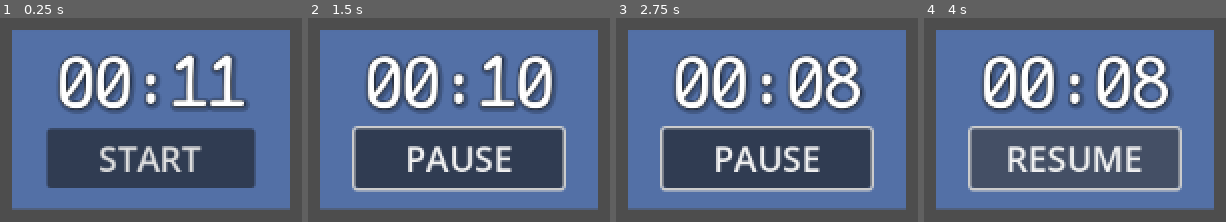
Above: before the commit, frames 1-4 (left to right).
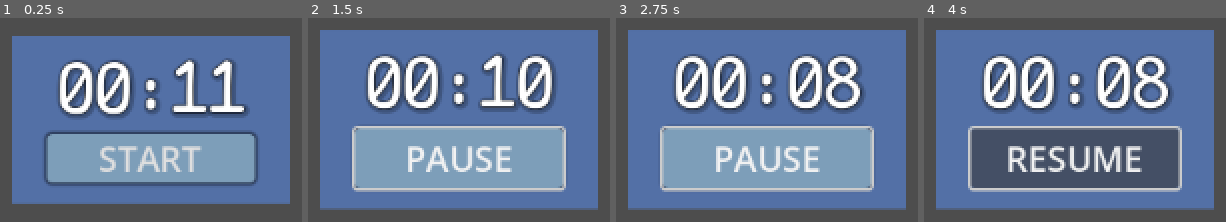
Above: after the commit, the same moments.

Repository: legacynical/polyfocus
Game: Godot game, scene res://scenes/main_window.tscn
The game is run twice, just before and just after one commit, with the same random seed, the same clock (stepped at 60 frames per second) and the same inputs.
Inputs (mouse positions are in pixels of both pictures, inside the frame that each line leads up to):
- Up to frame 1 (0.25 s): no input
- Up to frame 2 (1.5 s): click "START" at 0.5 s; click (320, 30) at 1.25 s
- Up to frame 3 (2.75 s): click (628, 30) at 2 s
- Up to frame 4 (4 s): click (936, 30) at 2.75 s; click "PAUSE" at 3.5 s

The runs differ from the first frame. In frame 1, 33% of the frame differs, in the area x 3-97%, y 5-95%; in frame 2, 19%; in frame 3, 19%; in frame 4, nothing differs.

Commit message:
Upgrade project to godot 4.3

Diff:
--- a/project.godot
+++ b/project.godot
@@ -12,8 +12,12 @@
 
 config/name="polyfocus"
 run/main_scene="res://scenes/main_window.tscn"
-config/features=PackedStringArray("4.2", "GL Compatibility")
+config/features=PackedStringArray("4.3", "GL Compatibility")
 config/icon="res://icon.svg"
+
+[debug]
+
+gdscript/warnings/untyped_declaration=2
 
 [dotnet]
 
--- a/scenes/pomodoro_timer.tscn
+++ b/scenes/pomodoro_timer.tscn
@@ -13,6 +13,17 @@
 outline_color = Color(0, 0, 0, 1)
 shadow_size = 11
 shadow_color = Color(0, 0, 0, 0.239216)
+
+[sub_resource type="StyleBoxFlat" id="StyleBoxFlat_d5qed"]
+bg_color = Color(0.489617, 0.617269, 0.727234, 1)
+corner_radius_top_left = 4
+corner_radius_top_right = 4
+corner_radius_bottom_right = 4
+corner_radius_bottom_left = 4
+shadow_size = 3
+
+[sub_resource type="Theme" id="Theme_1f8c0"]
+Button/styles/normal = SubResource("StyleBoxFlat_d5qed")
 
 [node name="PomodoroTimer" type="PanelContainer"]
 offset_right = 200.0
@@ -56,6 +67,7 @@
 
 [node name="TimerButton" type="Button" parent="VBoxContainer/MarginContainer"]
 layout_mode = 2
+theme = SubResource("Theme_1f8c0")
 theme_override_font_sizes/font_size = 25
 text = "START"
 
Not shown: 1 places in scenes/pomodoro_timer.tscn that only renumber resources
